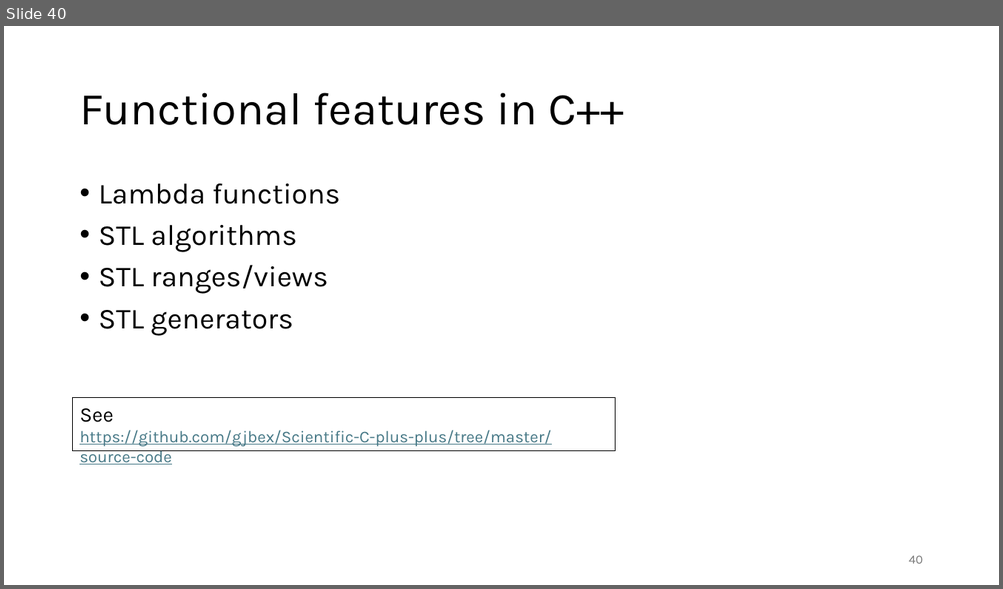
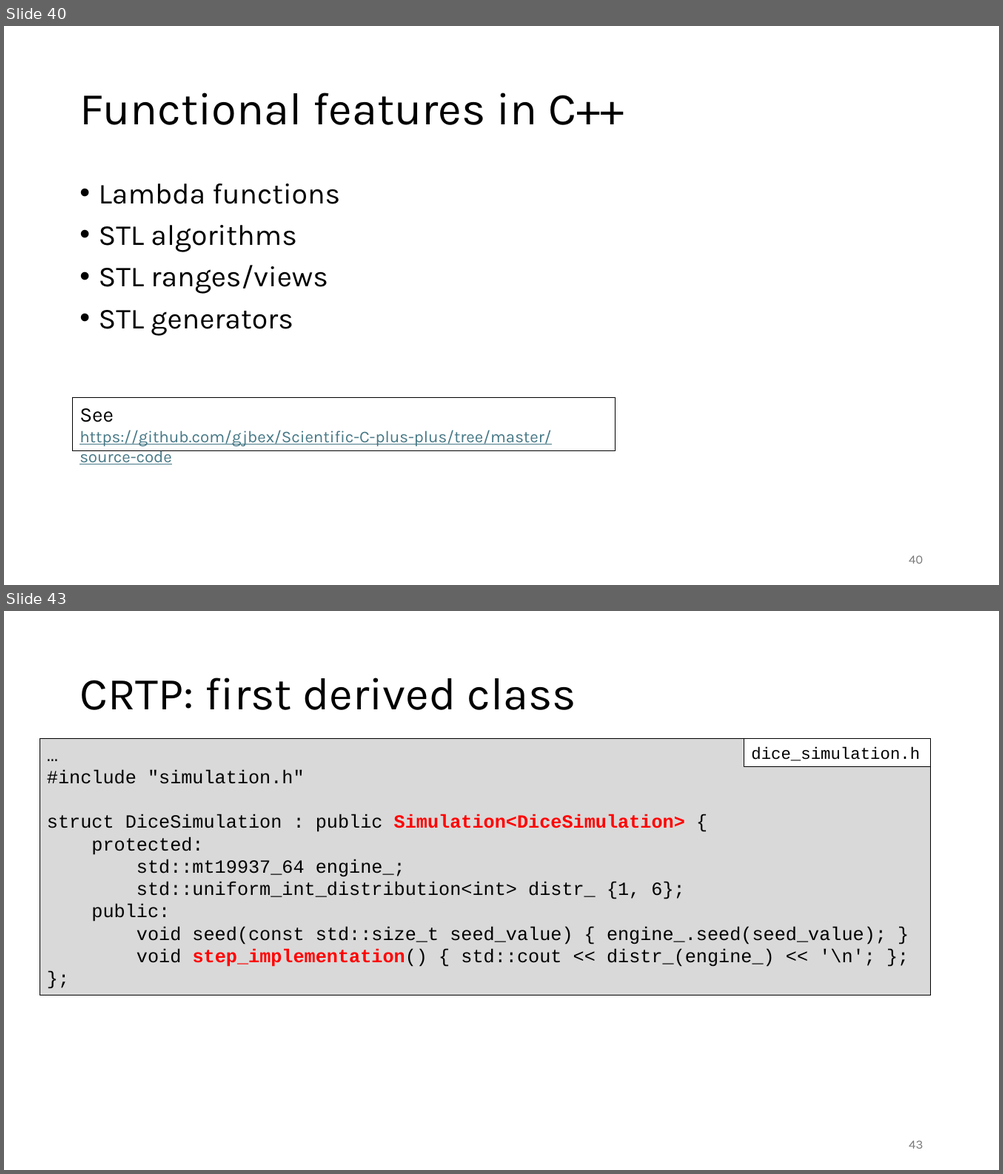
Before and after one commit to gjbex/C-plus-plus-software-engineering, a slide deck: cpp_software_engineering.pptx. Shown one above the other, each under a label of ours: slide 40 before the commit, slides 40 and 43 after it; the slides between them are not shown. The pictures are 1003x589 and 1003x1174 pixels, drawn with LibreOffice and Linux fonts; fonts in the diff are those of the drawing. Boxes give left, top, right and bottom in pixels: in the first picture for what was removed or moved away, otherwise in the second. Text is boxed around its words. In the diff, an @@ line names an element or a change of style, - is before the commit and + after.

Commit message:
Add slides on CRTP

```diff
--- a/cpp_software_engineering.pptx
+++ b/cpp_software_engineering.pptx
@@ slide 43 added at [4,611,999,1170], background #FFFFFF @@
@@ title added at [79,678,577,710], 44 pt, text #000000 @@
+CRTP: first derived class
@@ rectangle added at [40,739,930,995], fill #D9D9D9, outline #000000 0.75 pt, 18 pt, text #000000 @@
+…
+#include "simulation.h"
+struct DiceSimulation : public Simulation<DiceSimulation> {
+protected:
+std::mt19937_64 engine_;
+std::uniform_int_distribution<int> distr_ {1, 6};
+public:
+void seed(const std::size_t seed_value) { engine_.seed(seed_value); }
+void step_implementation() { std::cout << distr_(engine_) << '\n'; };
+};
@@ rectangle added at [744,739,930,767], fill #FFFFFF, outline #000000 0.75 pt, 16 pt, text #000000 @@
+dice_simulation.h
@@ page number added at [908,1141,922,1149], 12 pt, text #797979 @@
+43
```
Also in this commit, not shown: 1 slide changed, 4 other slides added.
